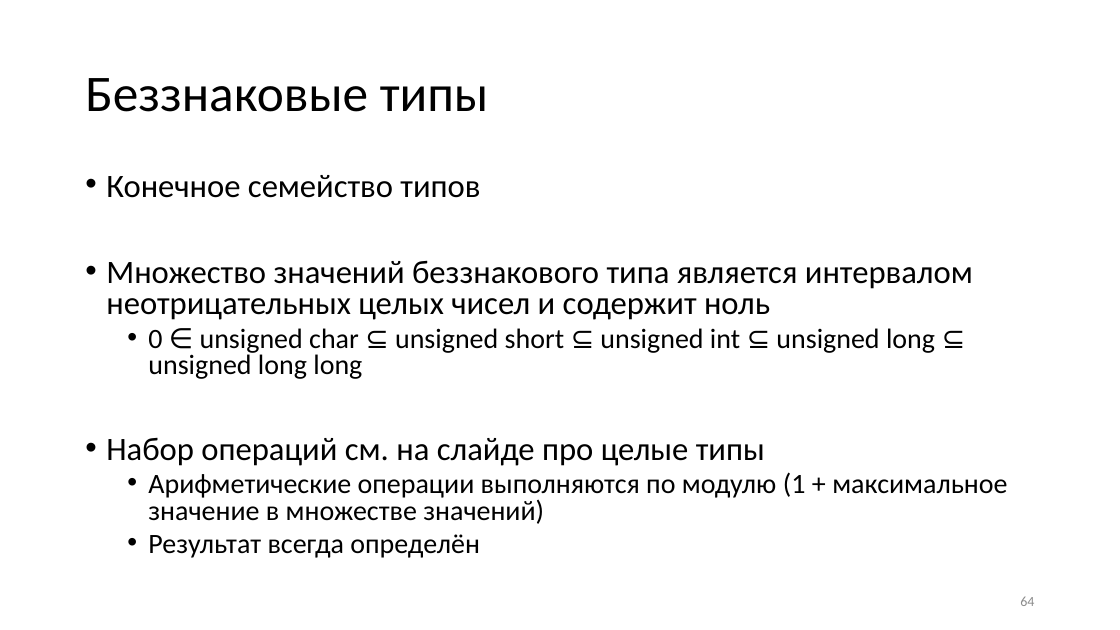
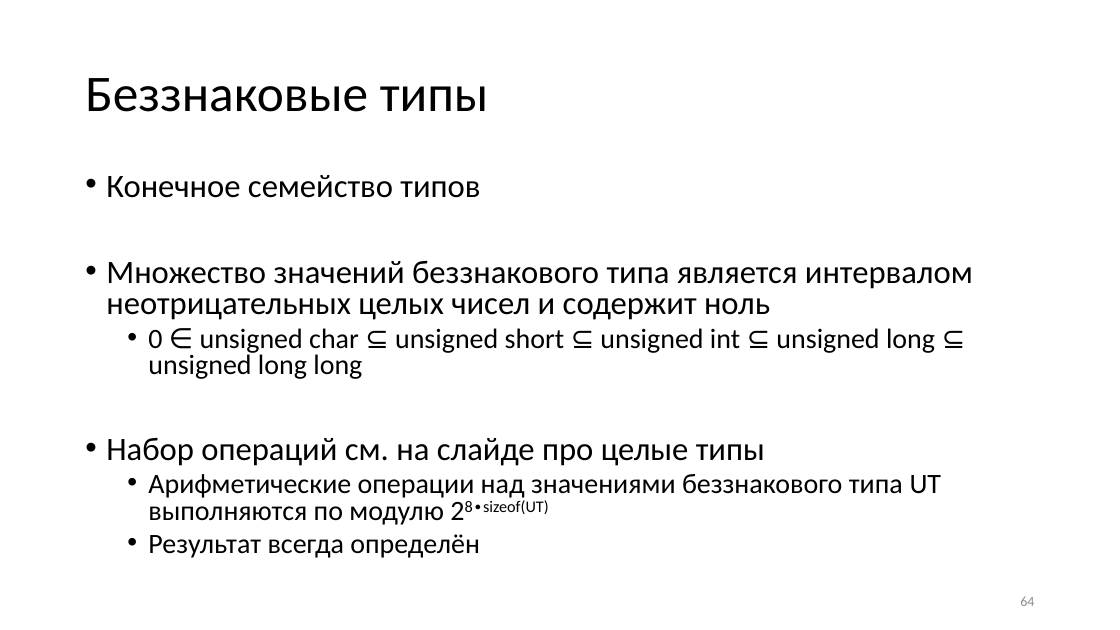
Before and after one commit to Evgueni-Petrov-aka-espetrov/Algorithms-and-Programming-in-C-pptx, a slide deck: slide 64 of 03.5 Типы языка С.pptx. Drawn at 1120x630 pixels with LibreOffice and Linux fonts; fonts in the diff are those of the drawing. Boxes give left, top, right and bottom in pixels: in the first picture for what was removed or moved away, otherwise in the second. Text is boxed around its words. In the diff, an @@ line names an element or a change of style, - is before the commit and + after.

```diff
--- a/03.5 Типы языка С.pptx
+++ b/03.5 Типы языка С.pptx
@@ text at (x1=148, y1=474, x2=942, y2=525): text changed @@
-  • Арифметические операции выполняются по модулю (1 + максимальное значение в множестве значений)
+  • Арифметические операции над значениями беззнакового типа UT выполняются по модулю 28∙sizeof(UT)
```
Also in this commit, not shown: 21 other slides changed, 4 slides added.
